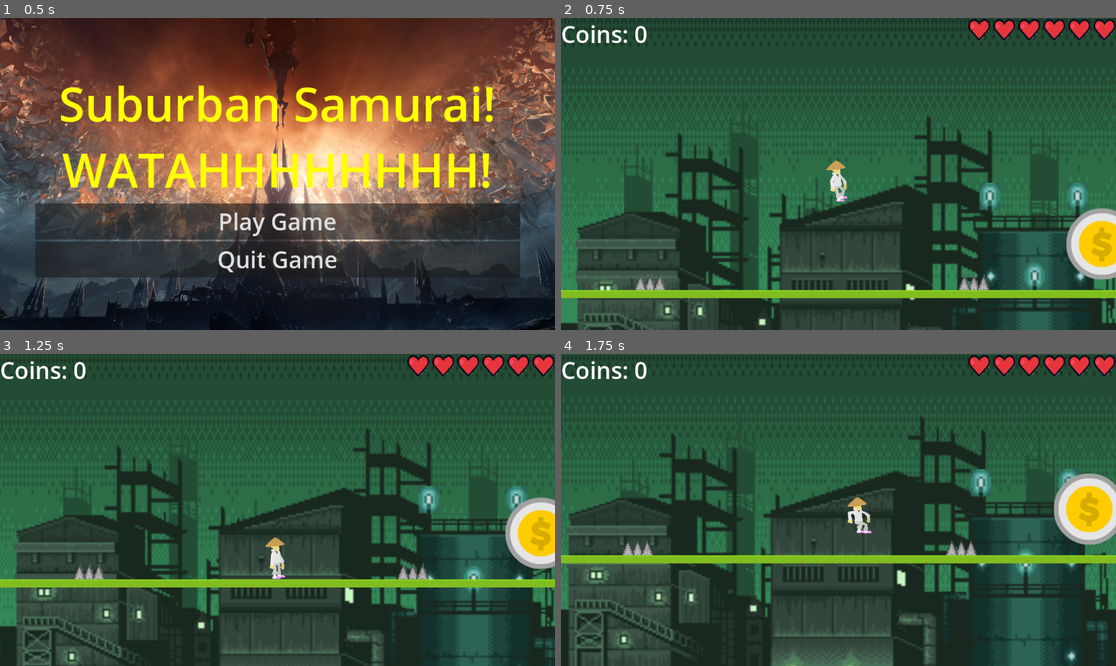
Above: before the commit, frames 1-4 (two rows, left to right).
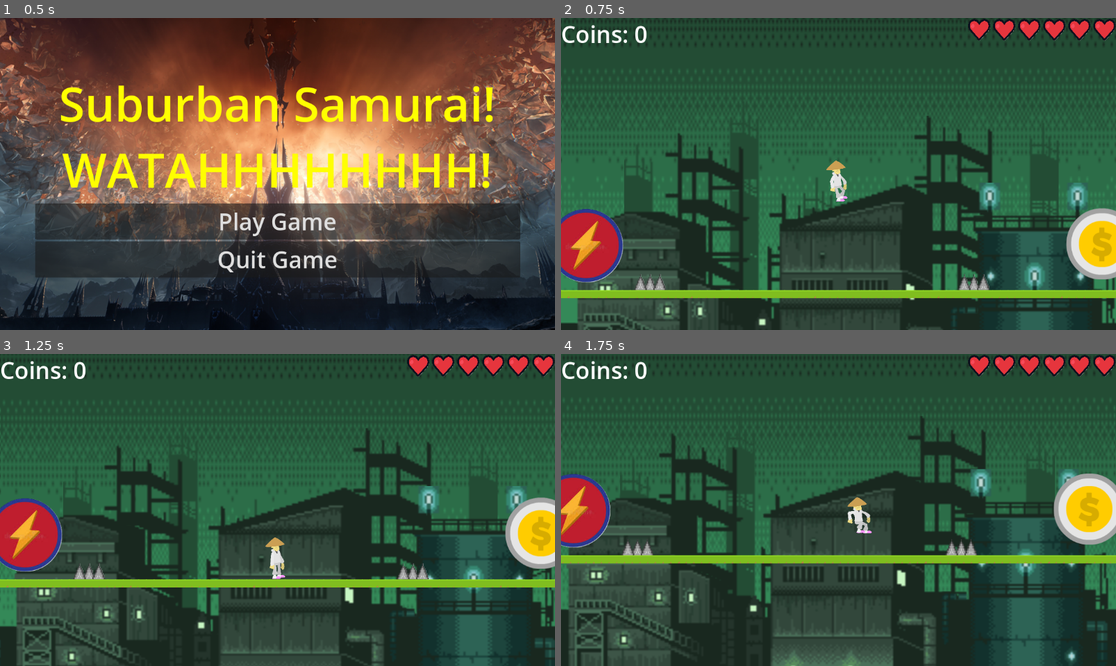
Above: after the commit, the same moments.

Repository: PietPadda/godot-2d-platformer
Game: Godot game, scene res://ui/main_menu.tscn
Same seed, same stepped clock (60 frames per second), same inputs: the game is played once before the commit and once after it.
Inputs:
- Up to frame 1 (0.5 s): no input
- Up to frame 2 (0.75 s): click "Play Game" at 0.5 s
- Up to frame 3 (1.25 s): no input
- Up to frame 4 (1.75 s): tap Enter (ui_accept) at 1.25, 1.52 s; hold Right (ui_right) from 1.28 s (still down); tap Ctrl (attack) at 1.35 s

Frame 1 is identical in both runs. In frame 2, 2.2% of the frame differs, in the area x 0-12%, y 61-85%; in frame 3, 2.2%; in frame 4, 1.8%.

Commit message:
feat(powerup): implement temporary speed boost

Diff:
--- /dev/null
+++ b/godot-2d-platformer/collectibles/speed_boost.gd
@@ -0,0 +1,9 @@
+# collectibles/speed_boost.gd
+
+extends Area2D
+
+# player enter speedboost
+func _on_body_entered(body: Node2D) -> void:
+	if body.is_in_group("player"): # if body is player
+		GameEvents.speed_boost_collected.emit() # send boost signal
+		queue_free() # delete the speed boost
--- /dev/null
+++ b/godot-2d-platformer/collectibles/speed_boost.tscn
@@ -0,0 +1,18 @@
+[gd_scene load_steps=4 format=3 uid="uid://d0y51a0ihepn3"]
+
+[ext_resource type="Texture2D" uid="uid://bnrex54ktdtdd" path="res://assets/items/powerup_speed.png" id="1_35jaw"]
+[ext_resource type="Script" uid="uid://domshws5r42q" path="res://collectibles/speed_boost.gd" id="1_d3gak"]
+
+[sub_resource type="CircleShape2D" id="CircleShape2D_d3gak"]
+radius = 77.0065
+
+[node name="SpeedBoost" type="Area2D"]
+script = ExtResource("1_d3gak")
+
+[node name="Sprite2D" type="Sprite2D" parent="."]
+texture = ExtResource("1_35jaw")
+
+[node name="CollisionShape2D" type="CollisionShape2D" parent="."]
+shape = SubResource("CircleShape2D_d3gak")
+
+[connection signal="body_entered" from="." to="." method="_on_body_entered"]
--- a/godot-2d-platformer/game_events.gd
+++ b/godot-2d-platformer/game_events.gd
@@ -3,18 +3,23 @@
 extends Node
 
 # global signals (library store, not actually used!)
-@warning_ignore("unused_signal") # ignore next warning
-signal coin_collected(value) # signal carries value forward
+@warning_ignore("unused_signal")  # ignore next warning
+signal game_ready
+
+@warning_ignore("unused_signal")
+signal deal_damage_to_player(amount)
+@warning_ignore("unused_signal")
+signal health_changed(new_health)
+
 @warning_ignore("unused_signal")
 signal player_died
 @warning_ignore("unused_signal")
 signal level_finished
+
 @warning_ignore("unused_signal")
-signal health_changed(new_health)
+signal coin_collected(value) # signal carries value forward
 @warning_ignore("unused_signal")
-signal deal_damage_to_player(amount)
-@warning_ignore("unused_signal")
-signal game_ready
+signal speed_boost_collected
 
 # global variables
 var current_score = 0 # init 0
--- a/godot-2d-platformer/levels/level_1.tscn
+++ b/godot-2d-platformer/levels/level_1.tscn
@@ -8,6 +8,7 @@
 [ext_resource type="Texture2D" uid="uid://bxlbt0ljeciu5" path="res://assets/background/bg_0001_buildings.png" id="6_gjkv5"]
 [ext_resource type="Texture2D" uid="uid://br330sdu37kjv" path="res://assets/background/bg_0000_foreground.png" id="7_00ld1"]
 [ext_resource type="PackedScene" uid="uid://cydlunpgt04s7" path="res://collectibles/coin.tscn" id="8_3qmij"]
+[ext_resource type="PackedScene" uid="uid://d0y51a0ihepn3" path="res://collectibles/speed_boost.tscn" id="8_nmsli"]
 [ext_resource type="PackedScene" uid="uid://ds4jwcbbvo713" path="res://traps/spikes.tscn" id="10_lfy8a"]
 [ext_resource type="PackedScene" uid="uid://cfos2bili20vo" path="res://ui/goal.tscn" id="11_ethxx"]
 [ext_resource type="AudioStream" uid="uid://csxhk8skerwf6" path="res://assets/audio/music/w2 Human 2.ogg" id="12_nmsli"]
@@ -2409,3 +2410,9 @@
 
 [node name="Mob4" parent="." instance=ExtResource("13_duihb")]
 position = Vector2(-2254, 268)
+
+[node name="SpeedBoost" parent="." instance=ExtResource("8_nmsli")]
+position = Vector2(33, 243)
+
+[node name="SpeedBoost2" parent="." instance=ExtResource("8_nmsli")]
+position = Vector2(-1705, 243)
--- a/godot-2d-platformer/levels/level_2.tscn
+++ b/godot-2d-platformer/levels/level_2.tscn
@@ -12,6 +12,7 @@
 [ext_resource type="PackedScene" uid="uid://cfos2bili20vo" path="res://ui/goal.tscn" id="11_itbe0"]
 [ext_resource type="PackedScene" uid="uid://dt5eanjk5lw0q" path="res://world_elements/moving_platform.tscn" id="12_hbb88"]
 [ext_resource type="PackedScene" uid="uid://cr58rfn6mjrfd" path="res://mob/mob.tscn" id="13_he6wg"]
+[ext_resource type="PackedScene" uid="uid://d0y51a0ihepn3" path="res://collectibles/speed_boost.tscn" id="13_wcjpl"]
 
 [sub_resource type="TileSetAtlasSource" id="TileSetAtlasSource_h2yge"]
 texture = ExtResource("3_0ourt")
@@ -2495,3 +2496,9 @@
 
 [node name="MovingPlatform2" parent="." instance=ExtResource("12_hbb88")]
 position = Vector2(4735, 284)
+
+[node name="SpeedBoost" parent="." instance=ExtResource("13_wcjpl")]
+position = Vector2(6497, 257)
+
+[node name="SpeedBoost2" parent="." instance=ExtResource("13_wcjpl")]
+position = Vector2(65, 257)
--- a/godot-2d-platformer/player/player.gd
+++ b/godot-2d-platformer/player/player.gd
@@ -8,9 +8,9 @@
 @onready var slash_effect = $SlashEffect
 @onready var dash_tap_timer = $DashTapTimer
 @onready var dash_duration_timer = $DashDurationTimer
+@onready var powerup_timer = $PowerupTimer
 
 # constants
-const SPEED = 350.0 # float
 const JUMP_VELOCITY = -500.0 # float
 
 # get global grav for rigidbody
@@ -25,13 +25,16 @@
 var dash_tap_count = 0 # count dash input attemps
 var last_dash_direction = 0 # track dash direction if double
 var is_dashing = false # init dash mode
-const DASH_SPEED = SPEED * 2.5 # dash speed!
+var DASH_multiplier = 2.5 # dash speed!
+var SPEED = 350.0 # float
+var speed_modifier = 1.0 # 100% speed, our default
 
 # paths
 const JUMP_SOUND = preload("res://assets/audio/player/jump.wav")
 const SLASH_SOUND = preload("res://assets/audio/player/sword_slash.wav")
 const DASH_SOUND = preload("res://assets/audio/player/double_dash.wav")
 const HURT_SOUND = preload("res://assets/audio/player/hurt.wav")
+const SPEED_POWERUP_SOUND = preload("res://assets/audio/player/speed_powerup.wav")
 
 # physics handling
 func _physics_process(delta):
@@ -94,7 +97,7 @@
 
 		# left/right movement
 		if direction != 0: # if dir applied
-			velocity.x = direction * current_speed # add hor speed
+			velocity.x = direction * current_speed * speed_modifier # add hor speed
 		else: # no left/right input
 			velocity.x = 0 # stop if no left/right
 
@@ -168,6 +171,7 @@
 	# link LOCAL func to GLOBAL SIGNAL
 	GameEvents.player_died.connect(on_player_died)
 	GameEvents.deal_damage_to_player.connect(take_damage)
+	GameEvents.speed_boost_collected.connect(on_speed_boost_collected)
 
 # player take damage
 func take_damage(amount):
@@ -220,7 +224,7 @@
 
 	is_dashing = true # we're dashing!
 	velocity.y = 0 # we stop verticality and "jump" to side
-	velocity.x = direction_of_dash * DASH_SPEED # jump in dash dir
+	velocity.x = direction_of_dash * SPEED * DASH_multiplier # jump in dash dir
 	dash_duration_timer.start() # dash starts!
 	sfx_player.stream = DASH_SOUND # set sfx
 	sfx_player.play() # play sound once
@@ -235,3 +239,15 @@
 func _on_dash_duration_timer_timeout() -> void:
 	is_dashing = false # dash is done
 	velocity.x = 0 # suddent stop!
+
+# speedboost powerup
+func on_speed_boost_collected() -> void:
+	speed_modifier = 1.6 # 160% speed!
+	powerup_timer.start() # start timer
+	sfx_player.stream = SPEED_POWERUP_SOUND # set sfx
+	sfx_player.play() # play sound once
+	# TODO: add a visual effect!
+
+# powerup expired
+func _on_powerup_timer_timeout() -> void:
+	speed_modifier = 1.0 # reset to normal
--- a/godot-2d-platformer/player/player.tscn
+++ b/godot-2d-platformer/player/player.tscn
@@ -323,8 +323,13 @@
 wait_time = 0.15
 one_shot = true
 
+[node name="PowerupTimer" type="Timer" parent="."]
+wait_time = 5.0
+one_shot = true
+
 [connection signal="animation_finished" from="SlashEffect" to="." method="_on_slash_effect_animation_finished"]
 [connection signal="body_entered" from="SlashEffect/Hitbox" to="." method="_on_hitbox_body_entered"]
 [connection signal="area_entered" from="Shield" to="." method="_on_shield_area_entered"]
 [connection signal="timeout" from="DashTapTimer" to="." method="_on_dash_tap_timer_timeout"]
 [connection signal="timeout" from="DashDurationTimer" to="." method="_on_dash_duration_timer_timeout"]
+[connection signal="timeout" from="PowerupTimer" to="." method="_on_powerup_timer_timeout"]
Binary file added: godot-2d-platformer/assets/items/powerup_speed.png
Not shown, added: godot-2d-platformer/collectibles/speed_boost.gd.uid
Not shown: 1 places in godot-2d-platformer/levels/level_1.tscn that only renumber resources
Not shown: 1 places in godot-2d-platformer/levels/level_2.tscn that only renumber resources
Not shown, added: godot-2d-platformer/assets/audio/player/speed_powerup.wav
